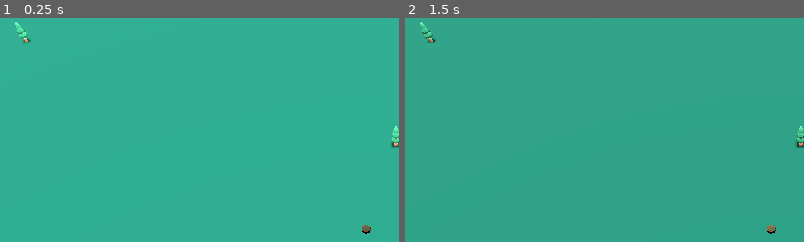
Above: before the commit, frames 1-2 (left to right).
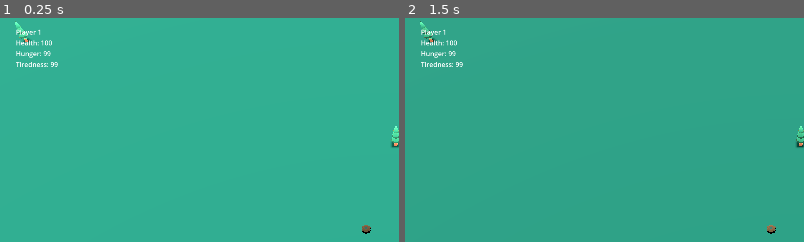
Above: after the commit, the same moments.

Repository: dp-lewis/hands-off-my-berries
Game: Godot game, scene res://levels/level-test.tscn
Same seed, same stepped clock (60 frames per second), same inputs: the game is played once before the commit and once after it.
Inputs:
- Up to frame 1 (0.25 s): no input
- Up to frame 2 (1.5 s): tap Enter (ui_accept) at 0.5, 0.77, 1.25 s; hold Right (ui_right) 0.53-1.28 s; hold Ctrl 0.53-1.28 s; hold Down (ui_down) from 1.28 s (still down); tap Ctrl at 1.35 s
The pictures show only the part of the screen within x 0-50%, y 0-50%; the shares and areas given below are measured in that part.

The runs differ from the first frame. In frame 1, 0.4% of the frame differs, in the area x 4-15%, y 4-22%; in frame 2, 0.5%.

Commit message:
Add simple player UI; implement stats display for health, hunger, and tiredness

Diff:
--- a/scenes/players/player.gd
+++ b/scenes/players/player.gd
@@ -30,6 +30,10 @@
 @onready var character_model: Node3D = $"character-female-a2"
 @onready var animation_player: AnimationPlayer
 
+# Simple UI reference
+var player_ui: Control = null
+@export var simple_ui_scene: PackedScene = preload("res://ui/simple_player_ui.tscn")
+
 # Simple survival variables
 var health: float = 100.0
 var max_health: float = 100.0
@@ -57,6 +61,9 @@
 func _ready():
 	# Add player to group for day/night system to find
 	add_to_group("players")
+
+	# Create simple UI
+	create_simple_ui()
 
 func _physics_process(delta):
 	var input_dir = get_input_direction()
@@ -568,3 +575,17 @@
 
 func get_tiredness_percentage() -> float:
 	return tiredness / max_tiredness
+
+# Simple UI Management
+func create_simple_ui():
+	if simple_ui_scene and not player_ui:
+		player_ui = simple_ui_scene.instantiate()
+		# Use call_deferred to avoid "parent node is busy" error
+		get_tree().current_scene.add_child.call_deferred(player_ui)
+		# Also defer the setup to ensure the UI is added first
+		call_deferred("setup_ui_for_player")
+
+func setup_ui_for_player():
+	if player_ui and player_ui.has_method("setup_for_player"):
+		player_ui.setup_for_player(self)
+		print("Created simple UI for Player ", player_id)
--- /dev/null
+++ b/ui/simple_player_ui.gd
@@ -0,0 +1,23 @@
+extends Control
+
+var player_ref: Node3D = null
+var stats_label: Label
+
+func _ready():
+	stats_label = $StatsLabel
+
+func setup_for_player(player: Node3D):
+	player_ref = player
+	if stats_label:
+		stats_label.text = "Player " + str(player.player_id + 1) + "\nHealth: 100\nHunger: 100\nTiredness: 100"
+
+func _process(_delta):
+	if player_ref and stats_label:
+		update_stats()
+
+func update_stats():
+	var health_val = int(player_ref.health)
+	var hunger_val = int(player_ref.hunger)
+	var tiredness_val = int(player_ref.tiredness)
+
+	stats_label.text = "Player " + str(player_ref.player_id + 1) + "\nHealth: " + str(health_val) + "\nHunger: " + str(hunger_val) + "\nTiredness: " + str(tiredness_val)
--- /dev/null
+++ b/ui/simple_player_ui.tscn
@@ -0,0 +1,21 @@
+[gd_scene load_steps=2 format=3 uid="uid://b8q2xkdvw8wqy"]
+
+[ext_resource type="Script" path="res://ui/simple_player_ui.gd" id="1_5h3xk"]
+
+[node name="SimplePlayerUI" type="Control"]
+layout_mode = 3
+anchors_preset = 15
+anchor_right = 1.0
+anchor_bottom = 1.0
+script = ExtResource("1_5h3xk")
+
+[node name="StatsLabel" type="Label" parent="."]
+layout_mode = 0
+anchor_left = 0.02
+anchor_top = 0.02
+anchor_right = 0.3
+anchor_bottom = 0.2
+text = "Player 1
+Health: 100
+Hunger: 100
+Tiredness: 100"
Not shown, added: ui/simple_player_ui.gd.uid
